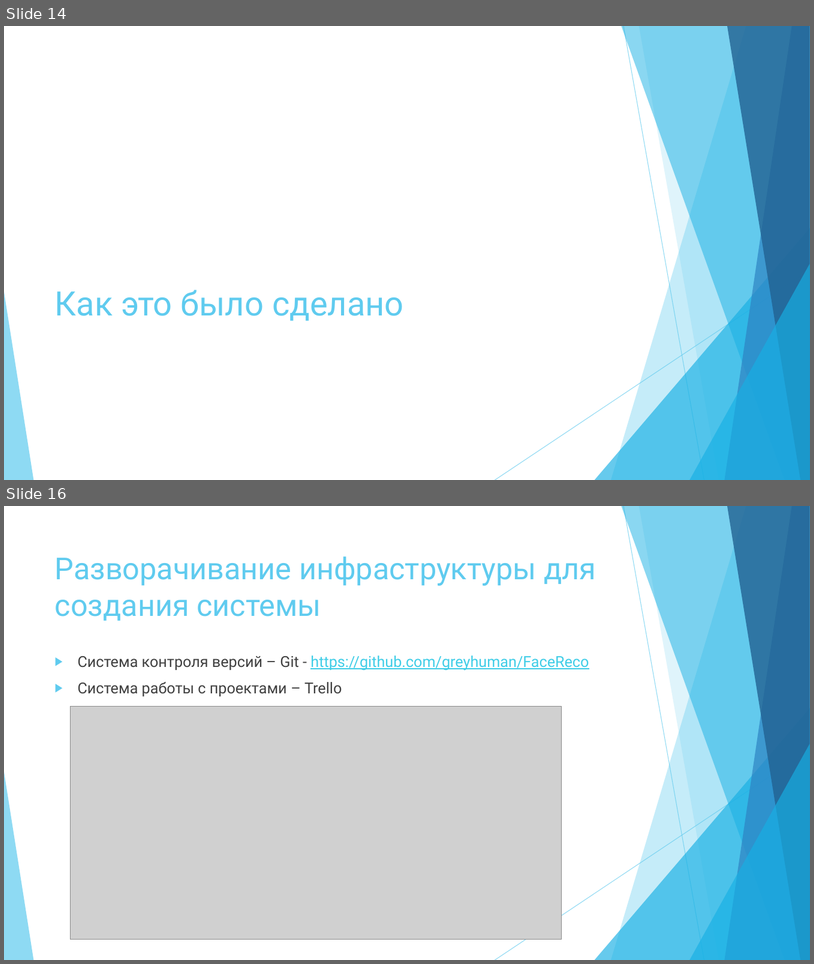
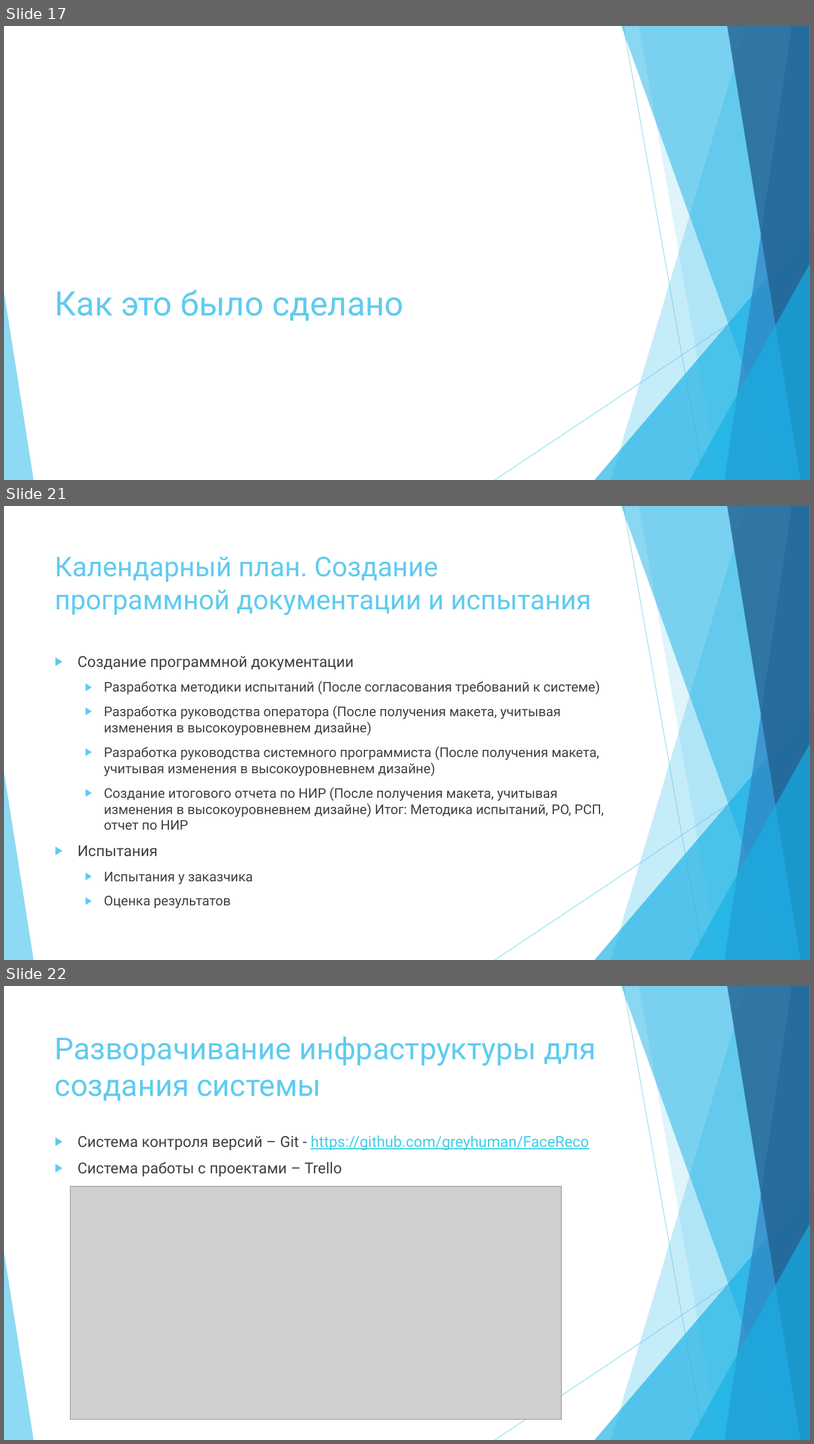
Before and after one commit to greyhuman/FaceReco, a slide deck: docs/external/Итоговая презентация.pptx. Shown one above the other, each under a label of ours: slides 14 and 16 before the commit, slides 17, 21 and 22 after it; the slides between them are not shown. The pictures are 814x964 and 814x1444 pixels, drawn with LibreOffice and Linux fonts; fonts in the diff are those of the drawing; grey boxes stand for pictures. Boxes give left, top, right and bottom in pixels: in the first picture for what was removed or moved away, otherwise in the second. Text is boxed around its words. In the diff, an @@ line names an element or a change of style, - is before the commit and + after.

```diff
--- a/docs/external/Итоговая презентация.pptx
+++ b/docs/external/Итоговая презентация.pptx
@@ slide 21 added at (x1=4, y1=506, x2=810, y2=960), background #FFFFFF; not listed: 10 template elements that a slide beside it also shows @@
@@ title added at (x1=55, y1=556, x2=591, y2=615), 32.4 pt, text #5FCBEF @@
+Календарный план. Создание программной документации и испытания
@@ text added at (x1=78, y1=656, x2=604, y2=908), 16 pt, text #404040 @@
+▶ Создание программной документации
+  ▶ Разработка методики испытаний (После согласования требований к системе)
+  ▶ Разработка руководства оператора (После получения макета, учитывая изменения в высокоуровневнем дизайне)
+  ▶ Разработка руководства системного программиста (После получения макета, учитывая изменения в высокоуровневнем дизайне)
+  ▶ Создание итогового отчета по НИР (После получения макета, учитывая изменения в высокоуровневнем дизайне) Итог: Методика испытаний, РО, РСП, отчет по НИР
+▶ Испытания
+  ▶ Испытания у заказчика
+  ▶ Оценка результатов
@@ what was slide 14 is now slide 17 @@
@@ what was slide 16 is now slide 22 @@
```
Also in this commit, not shown: 9 slides changed, 4 other slides added, 1 slide removed.
